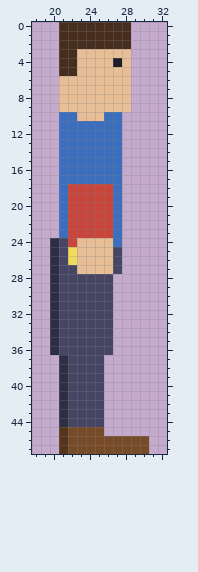
Two versions of one pixel-art file, fixtures/aseprite/hero_parts.aseprite. Above is the file before it was changed.
48x48 pixels, 1 frame. Shown: x 18..32, y 0..47.
And afterwards:
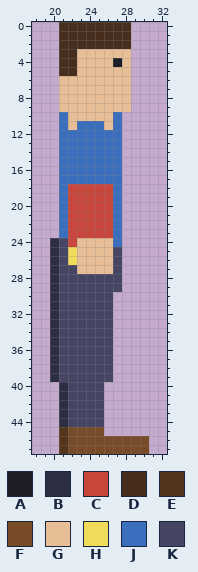
Palette (. is transparent): A #1e1e28  B #2d2d44  C #c8463c  D #462d1e  E #55341c  F #784b28  G #e8be96  H #f0dc5a  J #3c6ebe  K #464664
Diff:
y 10..11: x 22 J -> G; x 26 J -> G
y 28..29: x 27 . -> K
y 37..39: x 20..21 .B -> BK; x 26 . -> K
